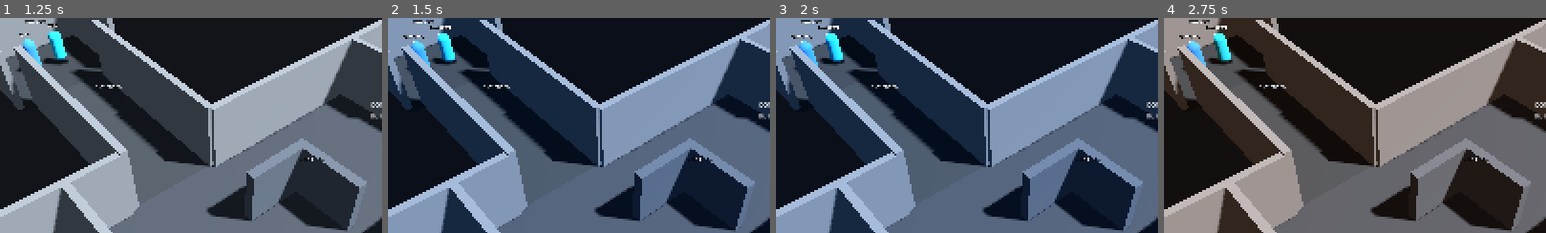
Above: before the commit, frames 1-4 (left to right).
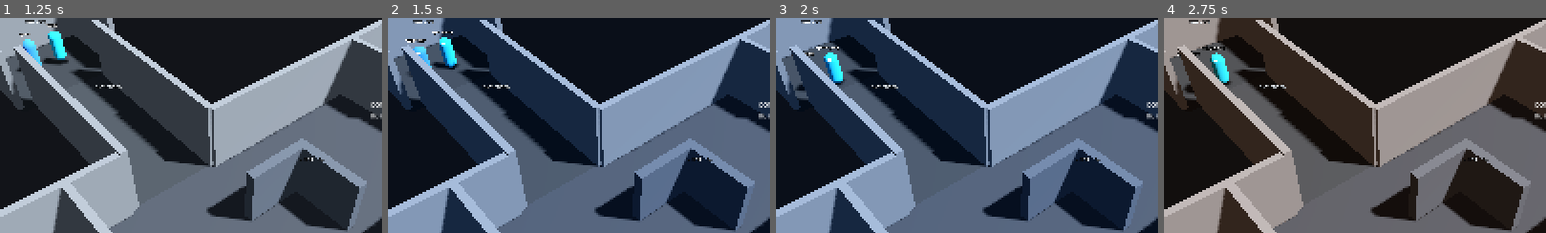
Above: after the commit, the same moments.

Repository: alessandro-bertola/Precog3D
Game: Godot game, scene res://ui/boot.tscn
The game is run twice, just before and just after one commit, with the same random seed, the same clock (stepped at 60 frames per second) and the same inputs.
Inputs:
- Up to frame 1 (1.25 s): click "Open Level 1" at 0.5 s
- Up to frame 2 (1.5 s): click "Project future" at 1.25 s
- Up to frame 3 (2 s): no input
- Up to frame 4 (2.75 s): click "Execute" at 2 s
The pictures show only the part of the screen within x 20-70%, y 12-62%; the shares and areas given below are measured in that part.

Frame 1 is identical in both runs. In frame 2, 0.9% of the frame differs, in the area x 4-19%, y 3-28%; in frame 3, 1.4%; in frame 4, 1.5%, in the area x 3-18%, y 3-36%.

Commit message:
Fix nav follow-through, door placement, and one-shot hearing.
Agents no longer treat an empty path as arrived. Doors are placed after
they enter the tree. Gunshots count once per event. Snapshot restores
capsule color. Headless harness: 6 passed, 0 failed.

Co-authored-by: alessandro-bertola <alessandro-bertola@users.noreply.github.com>

Diff:
--- a/precog-3d/levels/level_1/level_geometry.gd
+++ b/precog-3d/levels/level_1/level_geometry.gd
@@ -12,12 +12,12 @@
 	var nmesh := NavigationMesh.new()
 	nmesh.geometry_parsed_geometry_type = NavigationMesh.PARSED_GEOMETRY_STATIC_COLLIDERS
 	nmesh.geometry_collision_mask = Conventions.LAYER_WORLD
-	nmesh.agent_radius = 0.34
-	nmesh.agent_height = 1.7
+	nmesh.agent_radius = 0.5
+	nmesh.agent_height = 1.75
 	nmesh.agent_max_climb = 0.25
 	nmesh.agent_max_slope = 45.0
-	nmesh.cell_size = 0.2
-	nmesh.cell_height = 0.2
+	nmesh.cell_size = 0.25
+	nmesh.cell_height = 0.25
 	navigation_mesh = nmesh
 	_environment()
 	_floors()
@@ -32,7 +32,16 @@
 
 
 func bake_for_play() -> void:
+	var map := get_navigation_map()
+	NavigationServer3D.map_set_cell_size(map, 0.25)
+	NavigationServer3D.map_set_cell_height(map, 0.25)
 	bake_navigation_mesh(false)
+
+
+func polygon_count() -> int:
+	if navigation_mesh == null:
+		return 0
+	return navigation_mesh.get_polygon_count()
 
 
 func _environment() -> void:
--- a/precog-3d/levels/tests/brain_harness.gd
+++ b/precog-3d/levels/tests/brain_harness.gd
@@ -17,8 +17,9 @@
 	add_child(host)
 	host.setup(geo, false)
 	geo.bake_for_play()
-	await get_tree().physics_frame
-	await get_tree().physics_frame
+	_lines.append("nav polygons=%d" % geo.polygon_count())
+	for i in 6:
+		await get_tree().physics_frame
 	await _case_a_agent_reaches_room()
 	await _clear_pawns()
 	await _case_b_hostage_then_follow()
@@ -31,7 +32,10 @@
 	print(summary)
 	for line in _lines:
 		print(line)
-	get_tree().quit(1 if failed > 0 else 0)
+	if DisplayServer.get_name() == "headless":
+		get_tree().quit(1 if failed > 0 else 0)
+		return
+	await _photo_hold_vs_flee()
 
 
 func _clear_pawns() -> void:
@@ -70,10 +74,17 @@
 	agent.role = Pawn.Role.SWEEPER
 	agent.stance = Pawn.Stance.DECISIVE
 	await get_tree().physics_frame
+	await get_tree().physics_frame
+	var map := geo.get_navigation_map()
+	_lines.append("A closest start=%s dest=%s" % [
+		str(NavigationServer3D.map_get_closest_point(map, start)),
+		str(NavigationServer3D.map_get_closest_point(map, dest))
+	])
 	var stuck := 0.0
 	var last := agent.global_position
 	host.running = true
 	var t := 0.0
+	var dumped := false
 	while t < 18.0:
 		await get_tree().physics_frame
 		var dt := get_physics_process_delta_time()
@@ -85,6 +96,9 @@
 			stuck += dt
 		else:
 			stuck = 0.0
+		if not dumped and t > 0.8:
+			dumped = true
+			_lines.append("A nav %s vel=%s" % [agent.debug_nav(), str(agent.velocity)])
 		if agent.global_position.distance_to(dest) <= 1.1:
 			break
 	host.running = false
@@ -127,7 +141,7 @@
 	var d0 := cr.global_position.distance_to(host.marker("exit"))
 	await _tick(6.0)
 	var d1 := cr.global_position.distance_to(host.marker("exit"))
-	_ok("C_flees_exit", d1 < d0 - 1.5 or cr.current_action == "flee", "d0=%.2f d1=%.2f action=%s" % [d0, d1, cr.current_action])
+	_ok("C_flees_exit", d1 < d0 - 1.5, "d0=%.2f d1=%.2f action=%s" % [d0, d1, cr.current_action])
 
 
 func _case_d_holder_stays() -> void:
@@ -144,3 +158,20 @@
 	await _tick(1.6)
 	var dist := holder.global_position.distance_to(civ.global_position)
 	_ok("D_holder_stays", dist <= 1.8 and holder.current_action != "flee", "dist=%.2f action=%s anxiety=%.2f" % [dist, holder.current_action, holder.anxiety])
+
+
+func _photo_hold_vs_flee() -> void:
+	await _clear_pawns()
+	var cam := ObserverCamera.new()
+	cam.name = "Observer"
+	add_child(cam)
+	var civ := host.spawn_pawn(Conventions.CIVILIAN, Pawn.Faction.CIVILIAN, host.marker("hostage"), 0.8, host.marker("hostage"), "held")
+	civ.role = Pawn.Role.HOSTAGE
+	var holder := host.spawn_pawn("Keeper", Pawn.Faction.CRIMINAL, host.marker("holder"), 0.35, host.marker("holder"), "stay_on_hostage")
+	holder.role = Pawn.Role.HOLDER
+	holder.hold_name = Conventions.CIVILIAN
+	var runner := host.spawn_pawn("Runner", Pawn.Faction.CRIMINAL, host.marker("room_a"), 0.3, host.marker("exit"), "flee_exit")
+	runner.role = Pawn.Role.NONE
+	runner.anxiety = 0.9
+	host.emit_sound(holder.global_position, 6.0, "gunshot", "noise")
+	host.running = true
--- a/precog-3d/sim/pawn.gd
+++ b/precog-3d/sim/pawn.gd
@@ -42,6 +42,7 @@
 var hold_name: String = ""
 var post_pos: Vector3 = Vector3.INF
 var check_timer: float = 0.0
+var _heard_keys: Dictionary = {}
 
 var _nav: NavigationAgent3D
 var _label: Label3D
@@ -198,12 +199,17 @@
 			knowledge.mark_lost(other.display_name)
 	for ev in _bus_sounds():
 		var dist := global_position.distance_to(ev.pos)
-		if dist <= ev.radius:
-			var noisy: Vector3 = ev.pos + Vector3(randf_range(-1.2, 1.2), 0, randf_range(-1.2, 1.2)) * (dist / maxf(ev.radius, 0.1))
-			knowledge.hear(ev.src, noisy, now)
-			if ev.kind == "gunshot":
-				gunshots_heard += 1
-				anxiety = clampf(anxiety + 0.34, 0.0, 1.0)
+		if dist > ev.radius:
+			continue
+		var key := "%s_%.3f_%s" % [str(ev.src), float(ev.t), str(ev.kind)]
+		if _heard_keys.has(key):
+			continue
+		_heard_keys[key] = true
+		var noisy: Vector3 = ev.pos + Vector3(randf_range(-1.2, 1.2), 0, randf_range(-1.2, 1.2)) * (dist / maxf(ev.radius, 0.1))
+		knowledge.hear(ev.src, noisy, now)
+		if ev.kind == "gunshot":
+			gunshots_heard += 1
+			anxiety = clampf(anxiety + 0.34, 0.0, 1.0)
 
 
 func _decide() -> void:
@@ -457,9 +463,6 @@
 		return
 	var dest := goal_pos
 	dest.y = global_position.y
-	if _nav:
-		_nav.target_position = dest
-		_nav.max_speed = _current_speed()
 	var to_goal := dest - global_position
 	to_goal.y = 0.0
 	if to_goal.length() <= ARRIVE:
@@ -470,29 +473,24 @@
 		move_and_slide()
 		return
 	_arrived = false
-	if _nav == null:
-		_direct_step(to_goal.normalized() * _current_speed())
-		move_and_slide()
-		return
-	if _nav.is_navigation_finished():
-		_arrived = true
-		_brake()
-		move_and_slide()
-		return
-	var next := _nav.get_next_path_position()
-	var dir := next - global_position
-	dir.y = 0.0
-	if dir.length() < 0.04:
-		blocked_reason = "no_path" if sim_time_ok() else ""
-		_brake()
-		move_and_slide()
-		return
-	blocked_reason = ""
-	dir = dir.normalized()
-	var desired := dir * _current_speed()
-	_nav.set_velocity(desired)
+	if _nav:
+		_nav.target_position = dest
+		_nav.max_speed = _current_speed()
+	var steer := to_goal.normalized()
+	if _nav != null:
+		var next := _nav.get_next_path_position()
+		var via := next - global_position
+		via.y = 0.0
+		if via.length() >= 0.08:
+			steer = via.normalized()
+			blocked_reason = ""
+		elif sim_time_ok():
+			blocked_reason = "no_path"
+	var desired := steer * _current_speed()
+	if _nav:
+		_nav.set_velocity(desired)
 	var use := desired
-	if _has_safe and _safe_vel.length() > 0.02:
+	if _nav and _has_safe and _safe_vel.length() > 0.05:
 		use = _safe_vel
 	_direct_step(use)
 	move_and_slide()
@@ -729,6 +727,20 @@
 
 func sim_time_ok() -> bool:
 	return _time() > 0.5
+
+
+func debug_nav() -> String:
+	if _nav == null:
+		return "no-nav"
+	var path := _nav.get_current_navigation_path()
+	return "fin=%s reach=%s path=%d next=%s goal=%s pos=%s" % [
+		_nav.is_navigation_finished(),
+		_nav.is_target_reachable(),
+		path.size(),
+		_nav.get_next_path_position(),
+		goal_pos,
+		global_position
+	]
 
 
 func _role_tag() -> String:
@@ -821,6 +833,7 @@
 	post_pos = data.get("post_pos", Vector3.INF)
 	collision_layer = 0 if downed else Conventions.LAYER_CHARACTERS
 	knowledge = KnowledgeStore.new()
+	_heard_keys.clear()
 	for f in data["facts"]:
 		var fact := KnowledgeStore.Fact.new()
 		fact.id = f["id"]
@@ -832,6 +845,8 @@
 		knowledge._facts[fact.id] = fact
 	_arrived = false
 	_has_safe = false
+	if _mesh and _mesh.material_override is StandardMaterial3D:
+		(_mesh.material_override as StandardMaterial3D).albedo_color = Color(0.35, 0.35, 0.35) if downed else _color()
 	if _nav:
 		_nav.avoidance_enabled = not downed
 		if not downed and goal_pos.x != INF:
@@ -844,6 +859,7 @@
 	downed = false
 	collision_layer = Conventions.LAYER_CHARACTERS
 	knowledge = KnowledgeStore.new()
+	_heard_keys.clear()
 	last_radio_time = -999.0
 	fire_cd = 0.0
 	blocked_reason = ""
--- a/precog-3d/sim/sim_host.gd
+++ b/precog-3d/sim/sim_host.gd
@@ -241,12 +241,12 @@
 		geometry.get_node("door_b_panel").queue_free()
 	var a := Door.new()
 	a.name = "DoorA"
+	geometry.add_child(a)
 	a.global_position = marker("door_a")
-	geometry.add_child(a)
 	var b := Door.new()
 	b.name = "DoorB"
+	geometry.add_child(b)
 	b.global_position = marker("door_b")
-	geometry.add_child(b)
 
 
 func _spawn_cast() -> void:
